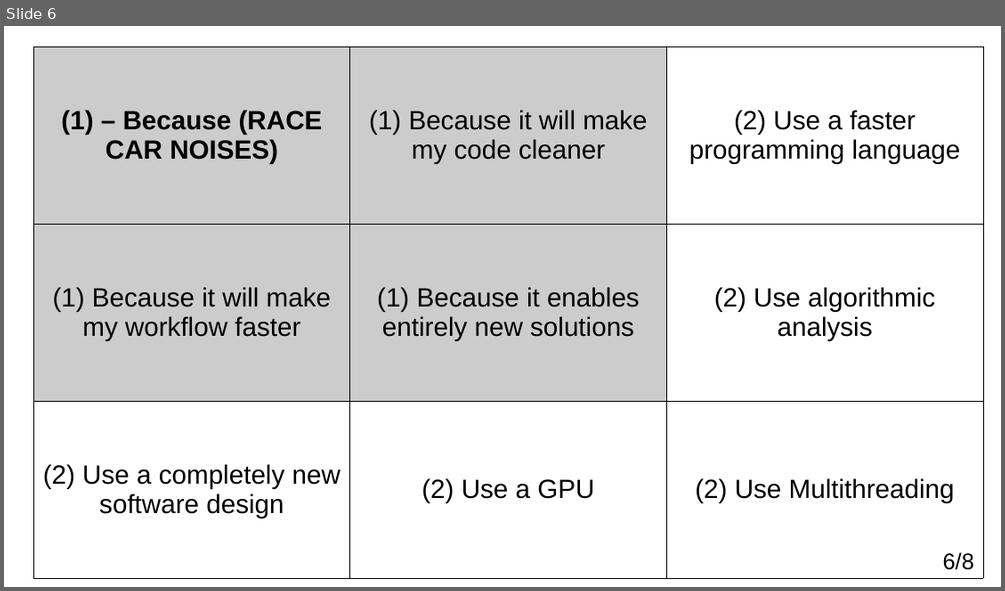
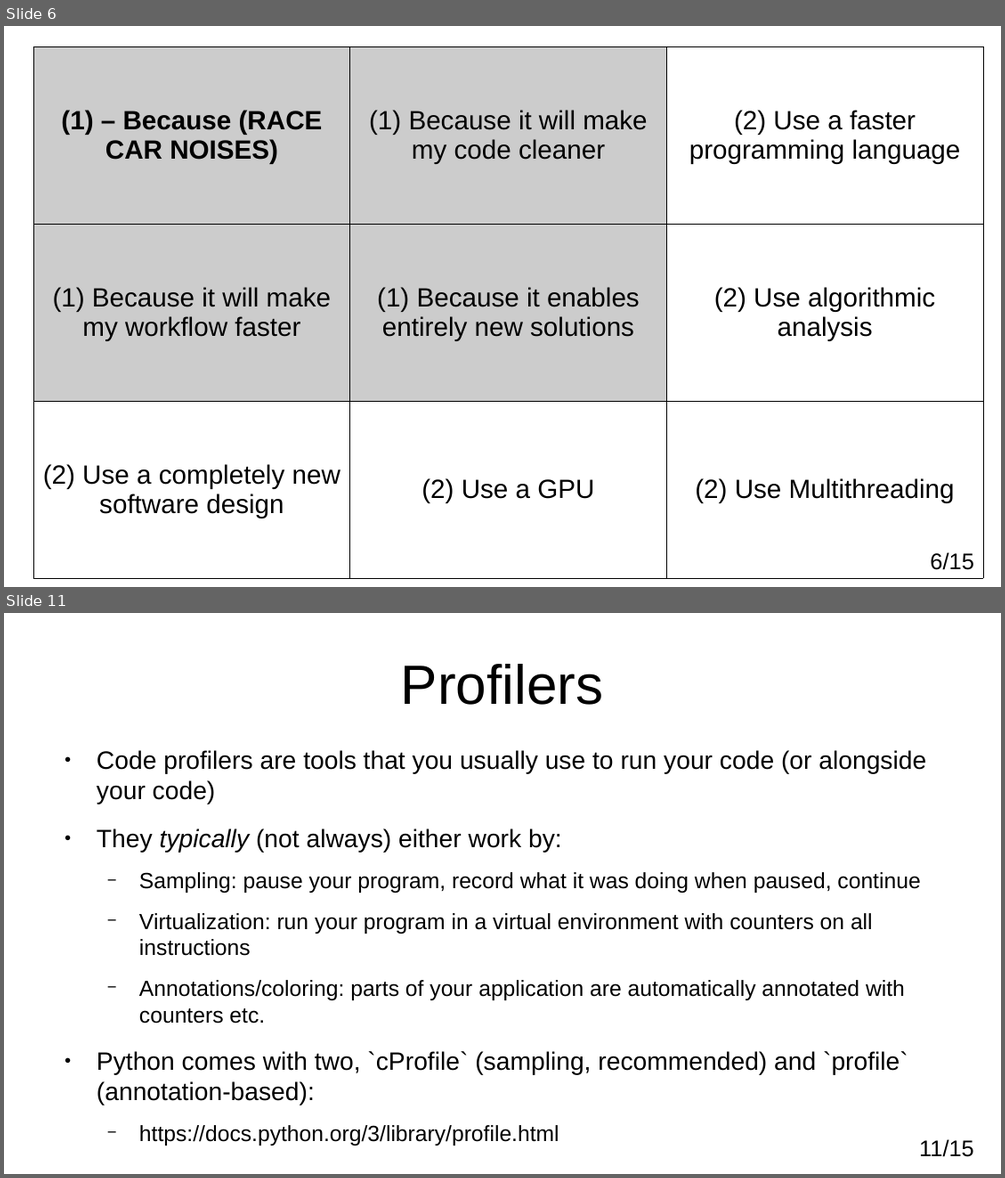
Before and after one commit to adamkewley/rse-meetups, a slide deck: 6_Performance/PresentationSlides.odp. Shown one above the other, each under a label of ours: slide 6 before the commit, slides 6 and 11 after it; the slides between them are not shown. The pictures are 1005x591 and 1005x1178 pixels, drawn with LibreOffice and Linux fonts; fonts in the diff are those of the drawing. Boxes give left, top, right and bottom in pixels: in the first picture for what was removed or moved away, otherwise in the second. Text is boxed around its words. In the diff, an @@ line names an element or a change of style, - is before the commit and + after.

```diff
--- a/6_Performance/PresentationSlides.odp
+++ b/6_Performance/PresentationSlides.odp
@@ slide 11 added at (x1=4, y1=613, x2=1001, y2=1174), background #FFFFFF @@
@@ title added at (x1=401, y1=664, x2=604, y2=705), 44 pt, text #000000 @@
+Profilers
@@ text added at (x1=97, y1=750, x2=926, y2=1145), 17.5 pt, text #000000 @@
+● Code profilers are tools that you usually use to run your code (or alongside your code)
+● They typically (not always) either work by:
+  − Sampling: pause your program, record what it was doing when paused, continue
+  − Virtualization: run your program in a virtual environment with counters on all instructions
+  − Annotations/coloring: parts of your application are automatically annotated with counters etc.
+● Python comes with two, `cProfile` (sampling, recommended) and `profile` (annotation-based):
+  − https://docs.python.org/3/library/profile.html
@@ page number added at (x1=919, y1=1139, x2=974, y2=1157), 18 pt, text #000000 @@
+11/15
@@ page number at (x1=930, y1=552, x2=973, y2=570): text changed @@
-6/8
+6/15
```
Also in this commit, not shown: 1 slide changed, 7 other slides added, 1 slide removed, 4 other files.
